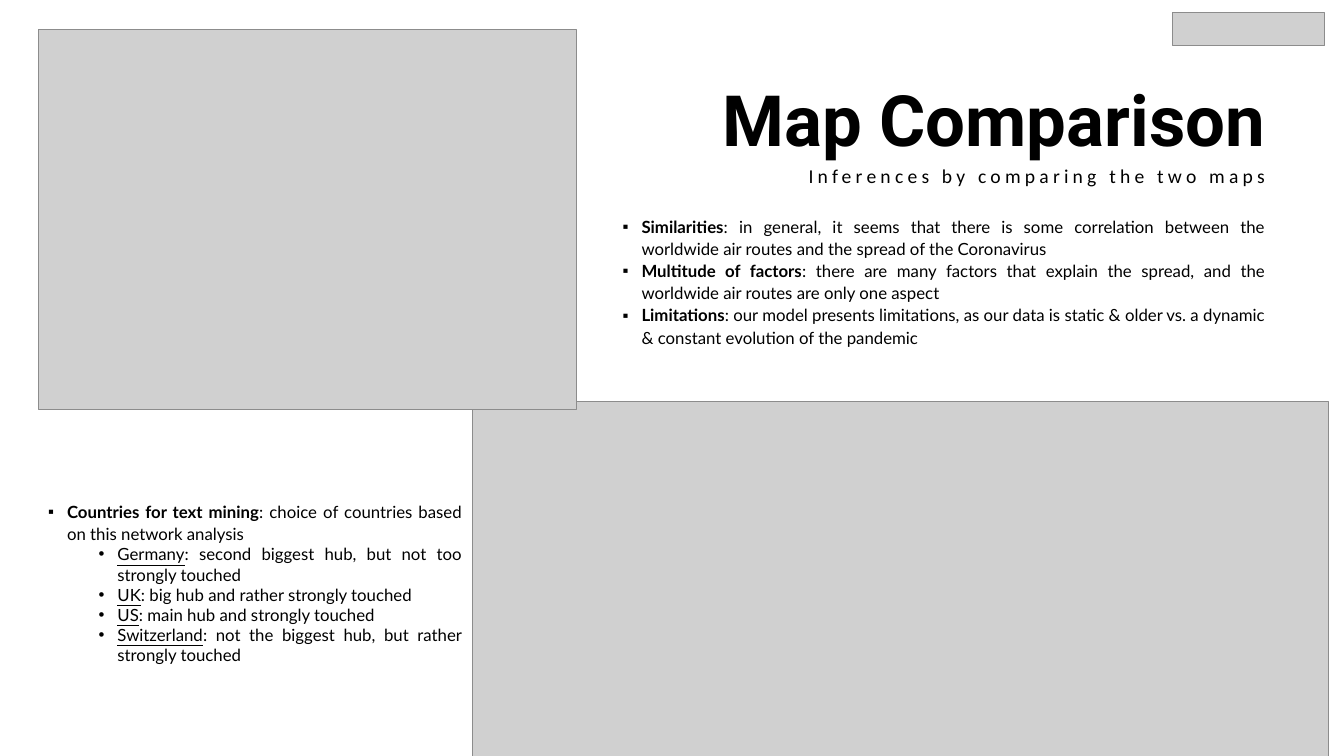
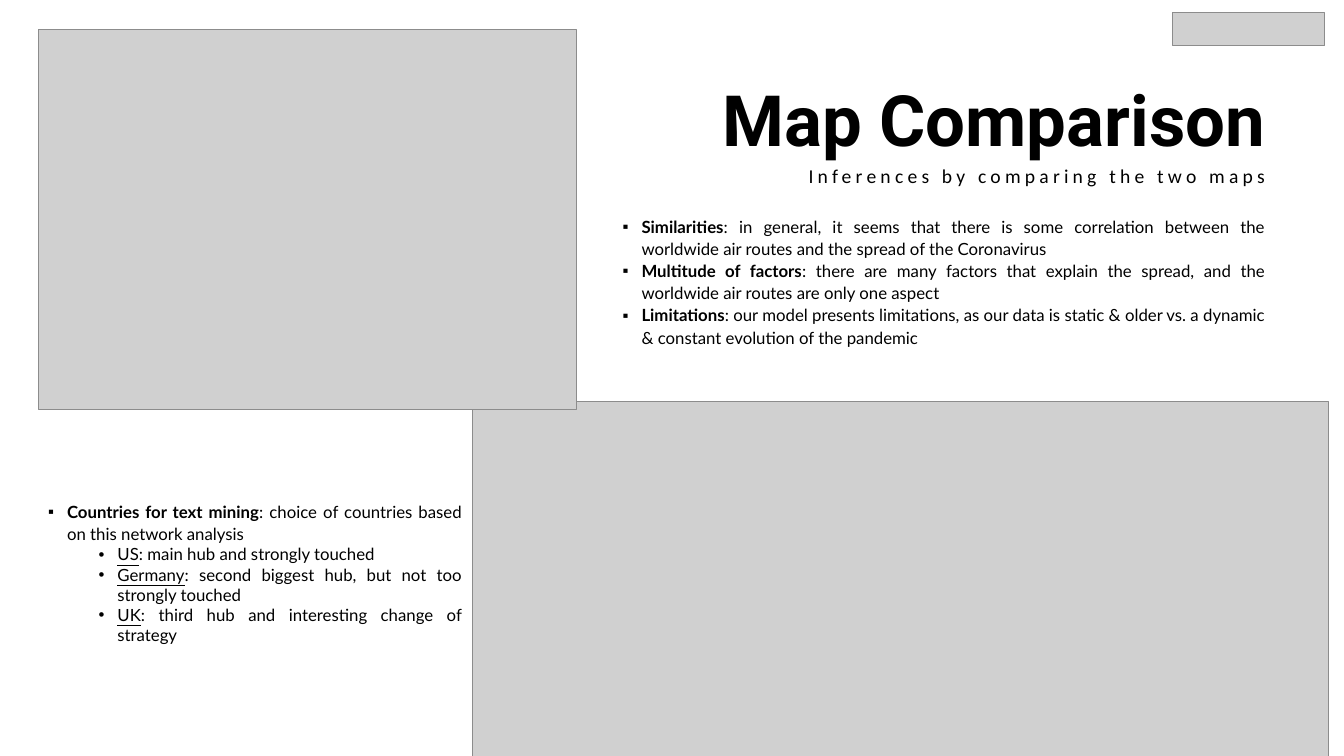
Before and after one commit to Franca97/Web_Data_and-_Digital_Analytics, a slide deck: slide 7 of Presentation.pptx. Drawn at 1344x756 pixels with LibreOffice and Linux fonts; fonts in the diff are those of the drawing; grey boxes stand for pictures. Boxes give left, top, right and bottom in pixels: in the first picture for what was removed or moved away, otherwise in the second. Text is boxed around its words. In the diff, an @@ line names an element or a change of style, - is before the commit and + after.

```diff
--- a/Presentation.pptx
+++ b/Presentation.pptx
@@ text at bbox=[117, 547, 374, 563]: paragraph added @@
+  • US: main hub and strongly touched
@@ text at bbox=[117, 608, 462, 644]: text changed @@
-  • UK: big hub and rather strongly touched
-  • US: main hub and strongly touched
-  • Switzerland: not the biggest hub, but rather strongly touched
+  • UK: third hub and interesting change of strategy
```
Also in this commit, not shown: 8 other slides changed, 6 slides added, 2 slides removed.
